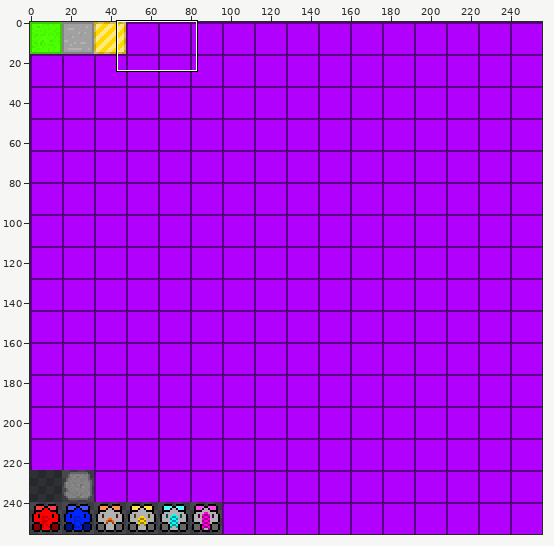
File history of a sprite sheet, client/sprites.png. The first picture is a wide view before the edit; the outline marks the close-up.
Close-up. Earlier state:
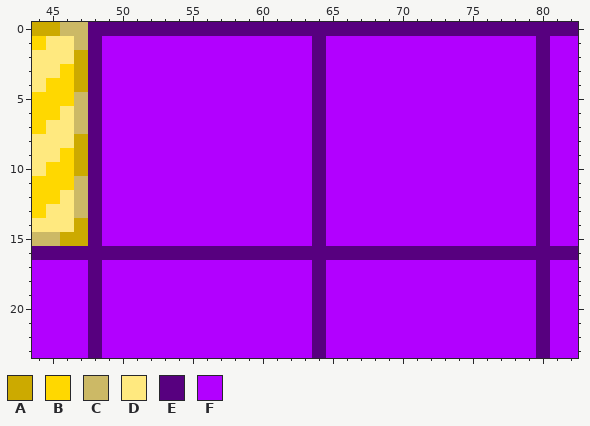
The file is 256x256 pixels. Colours within 5 levels of each other are drawn and written as one. Shown: x 44..82, y 0..23.
Palette (. is transparent): A #ccaa00  B #ffd800  C #ccb966  D #ffe97f  E #57007f  F #b200ff
Pixels before, first column x 44:
 0 AACCEEEEEEEEEEEEEEEEEEEEEEEEEEEEEEEEEEE
 1 BDDCEFFFFFFFFFFFFFFFEFFFFFFFFFFFFFFFEFF
 2 DDDAEFFFFFFFFFFFFFFFEFFFFFFFFFFFFFFFEFF
 3 DDBAEFFFFFFFFFFFFFFFEFFFFFFFFFFFFFFFEFF
 4 DBBAEFFFFFFFFFFFFFFFEFFFFFFFFFFFFFFFEFF
 5 BBBCEFFFFFFFFFFFFFFFEFFFFFFFFFFFFFFFEFF
 6 BBDCEFFFFFFFFFFFFFFFEFFFFFFFFFFFFFFFEFF
 7 BDDCEFFFFFFFFFFFFFFFEFFFFFFFFFFFFFFFEFF
 8 DDDAEFFFFFFFFFFFFFFFEFFFFFFFFFFFFFFFEFF
 9 DDBAEFFFFFFFFFFFFFFFEFFFFFFFFFFFFFFFEFF
10 DBBAEFFFFFFFFFFFFFFFEFFFFFFFFFFFFFFFEFF
11 BBBCEFFFFFFFFFFFFFFFEFFFFFFFFFFFFFFFEFF
12 BBDCEFFFFFFFFFFFFFFFEFFFFFFFFFFFFFFFEFF
13 BDDCEFFFFFFFFFFFFFFFEFFFFFFFFFFFFFFFEFF
14 DDDAEFFFFFFFFFFFFFFFEFFFFFFFFFFFFFFFEFF
15 CCAAEFFFFFFFFFFFFFFFEFFFFFFFFFFFFFFFEFF
16 EEEEEEEEEEEEEEEEEEEEEEEEEEEEEEEEEEEEEEE
17 FFFFEFFFFFFFFFFFFFFFEFFFFFFFFFFFFFFFEFF
18 FFFFEFFFFFFFFFFFFFFFEFFFFFFFFFFFFFFFEFF
19 FFFFEFFFFFFFFFFFFFFFEFFFFFFFFFFFFFFFEFF
20 FFFFEFFFFFFFFFFFFFFFEFFFFFFFFFFFFFFFEFF
21 FFFFEFFFFFFFFFFFFFFFEFFFFFFFFFFFFFFFEFF
22 FFFFEFFFFFFFFFFFFFFFEFFFFFFFFFFFFFFFEFF
23 FFFFEFFFFFFFFFFFFFFFEFFFFFFFFFFFFFFFEFF
After the commit:
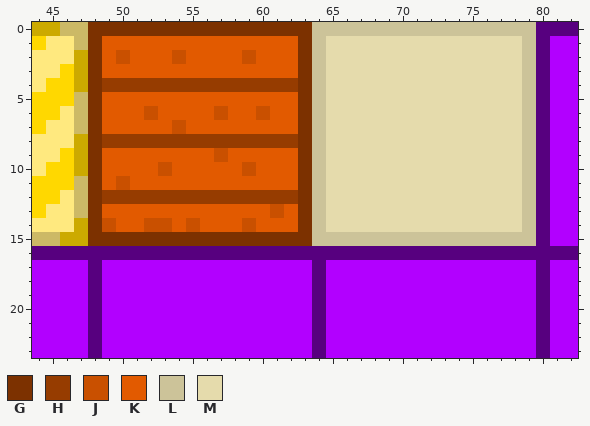
Colours new in this view: G #7c3100  H #963c00  J #c95000  K #e25a00  L #ccc399  M #e5dbac
Change:
{"y":0,"x":48,"old":"EEEEEEEEEEEEEEEEEEEEEEEEEEEEEEEE","new":"GGGGGGGGGGGGGGGGLLLLLLLLLLLLLLLL"}
{"y":1,"x":48,"old":"EFFFFFFFFFFFFFFFEFFFFFFFFFFFFFFF","new":"GKKKKKKKKKKKKKKGLMMMMMMMMMMMMMML"}
{"y":2,"x":48,"old":"EFFFFFFFFFFFFFFFEFFFFFFFFFFFFFFF","new":"GKJKKKJKKKKJKKKGLMMMMMMMMMMMMMML"}
{"y":3,"x":48,"old":"EFFFFFFFFFFFFFFFEFFFFFFFFFFFFFFF","new":"GKKKKKKKKKKKKKKGLMMMMMMMMMMMMMML"}
{"y":4,"x":48,"old":"EFFFFFFFFFFFFFFFEFFFFFFFFFFFFFFF","new":"GHHHHHHHHHHHHHHGLMMMMMMMMMMMMMML"}
{"y":5,"x":48,"old":"EFFFFFFFFFFFFFFFEFFFFFFFFFFFFFFF","new":"GKKKKKKKKKKKKKKGLMMMMMMMMMMMMMML"}
{"y":6,"x":48,"old":"EFFFFFFFFFFFFFFFEFFFFFFFFFFFFFFF","new":"GKKKJKKKKJKKJKKGLMMMMMMMMMMMMMML"}
{"y":7,"x":48,"old":"EFFFFFFFFFFFFFFFEFFFFFFFFFFFFFFF","new":"GKKKKKJKKKKKKKKGLMMMMMMMMMMMMMML"}
{"y":8,"x":48,"old":"EFFFFFFFFFFFFFFFEFFFFFFFFFFFFFFF","new":"GHHHHHHHHHHHHHHGLMMMMMMMMMMMMMML"}
{"y":9,"x":48,"old":"EFFFFFFFFFFFFFFFEFFFFFFFFFFFFFFF","new":"GKKKKKKKKJKKKKKGLMMMMMMMMMMMMMML"}
{"y":10,"x":48,"old":"EFFFFFFFFFFFFFFFEFFFFFFFFFFFFFFF","new":"GKKKKJKKKKKJKKKGLMMMMMMMMMMMMMML"}
{"y":11,"x":48,"old":"EFFFFFFFFFFFFFFFEFFFFFFFFFFFFFFF","new":"GKJKKKKKKKKKKKKGLMMMMMMMMMMMMMML"}
{"y":12,"x":48,"old":"EFFFFFFFFFFFFFFFEFFFFFFFFFFFFFFF","new":"GHHHHHHHHHHHHHHGLMMMMMMMMMMMMMML"}
{"y":13,"x":48,"old":"EFFFFFFFFFFFFFFFEFFFFFFFFFFFFFFF","new":"GKKKKKKKKKKKKJKGLMMMMMMMMMMMMMML"}
{"y":14,"x":48,"old":"EFFFFFFFFFFFFFFFEFFFFFFFFFFFFFFF","new":"GJKKJJKJKKKJKKKGLMMMMMMMMMMMMMML"}
{"y":15,"x":48,"old":"EFFFFFFFFFFFFFFFEFFFFFFFFFFFFFFF","new":"GGGGGGGGGGGGGGGGLLLLLLLLLLLLLLLL"}
{"label":"changed","picture_box":[88,22,536,246]}
